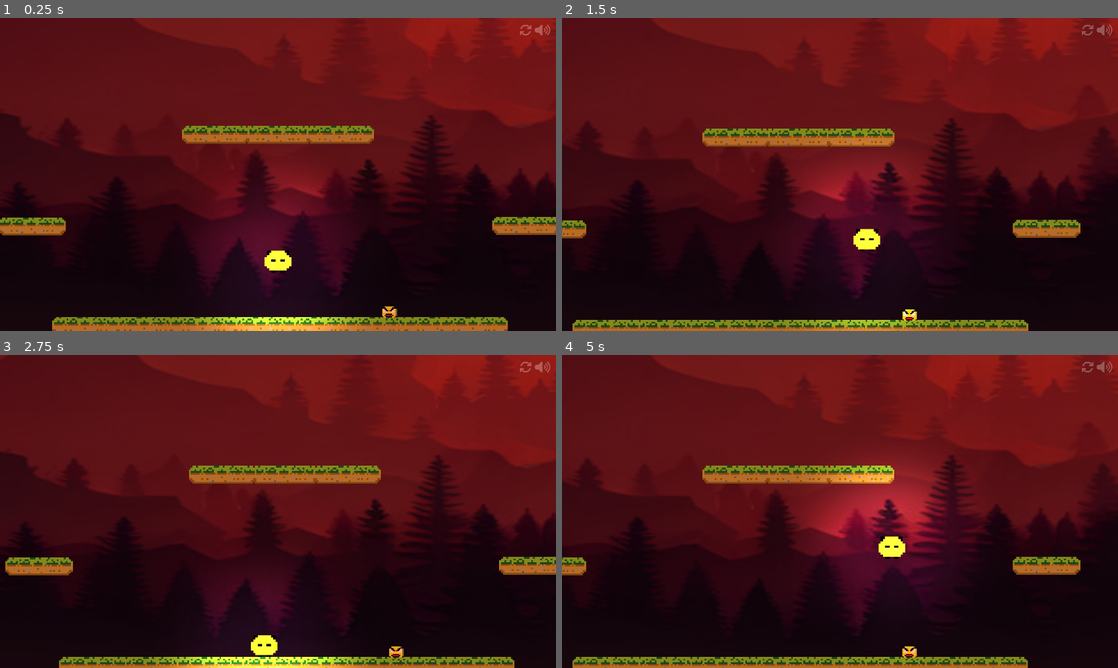
Above: before the commit, frames 1-4 (two rows, left to right).
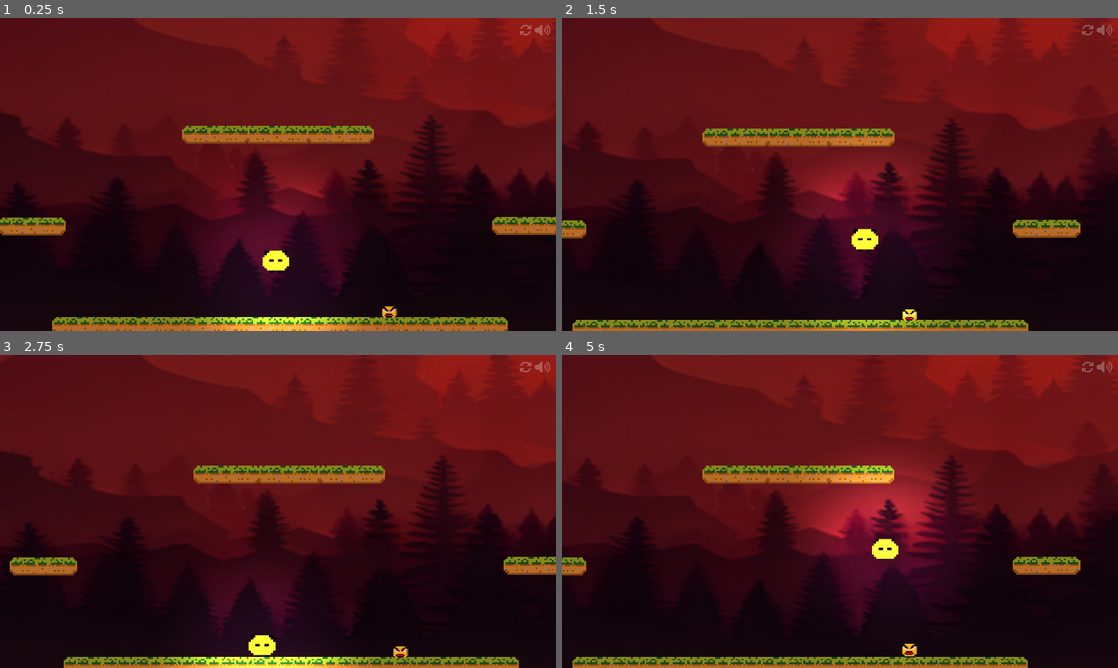
Above: after the commit, the same moments.

Repository: xyon3/jumpquest
Game: Godot game, scene res://world/scenes/wave_battle.tscn
Two runs of this game, one before a commit and one after it. Both use one fixed random seed, a clock stepped at 60 frames per second and the inputs below. This scene is started directly instead of the project's main scene.
Inputs:
- Up to frame 1 (0.25 s): no input
- Up to frame 2 (1.5 s): tap Enter (ui_accept) at 0.5, 0.77 s; hold D (move_right) from 0.53 s (still down)
- Up to frame 3 (2.75 s): tap Enter (ui_accept) at 1.52 s; release D (move_right) at 2.03 s; hold A (move_left) from 2.03 s (still down)
- Up to frame 4 (5 s): release A (move_left) at 2.78 s; hold D (move_right) 2.78-4.28 s; tap Enter (ui_accept) at 3.02, 3.77, 4.52 s; hold A (move_left) from 4.28 s (still down)

The runs differ from the first frame. In frame 1, 0.1% of the frame differs, in the area x 47-53%, y 74-82%; in frame 2, 0.1%; in frame 3, 3.8%, in the area x 0-100%, y 0-100%; in frame 4, 0.4%.

Commit message:
packy more imp

Diff:
--- a/characters/enemies/mobs/packy/mob_packy.gd
+++ b/characters/enemies/mobs/packy/mob_packy.gd
@@ -2,16 +2,24 @@
 
 class_name MobPacky
 
-var health = 300
-var damage = 404
+var health = 75
+var damage = 4
 
 
-const SPEED = 200
-var player_chase = false
-var player = null
+const SPEED = 400
+var player_chase: bool = false
+var is_attacking: bool = false
+var atk_on_cooldown: bool = false
+var player: CharacterBody2D = null
+var pos_before_atk: Vector2
 
 @onready var _animate_sprite = $PackyAniSprite
+@onready var _attack_area = $AttackArea
+@onready var _attack_timer = $AttackArea/AttackTimer
+@onready var _attack_cooldown = $AttackArea/AttackCooldown
 var target_position = null
+var last_motion = 0.0
+
 
 # Get the gravity from the project settings to be synced with RigidBody nodes.
 var gravity = ProjectSettings.get_setting("physics/2d/default_gravity")
@@ -22,13 +30,18 @@
 	_animate_sprite.play("idle")
 
 func _physics_process(delta):
+	last_motion = get_last_motion()
 
 	if not is_on_floor(): velocity.y += gravity * delta
-	print(player_chase)
+
 	if player_chase:
 		velocity.x = position.direction_to(player.position).x * 100
 	else:
 		velocity.x = 0
+
+	flip_body()
+
+	if is_attacking: attack_player()
 
 	move_and_slide()
 
@@ -41,3 +54,43 @@
 func _on_packy_detector_body_exited(body):
 	player = null
 	player_chase = false
+
+func flip_body() -> void:
+	if last_motion.x > 0:
+		_animate_sprite.flip_h = true
+		_attack_area.get_child(0).position.x = 78
+	if last_motion.x < 0:
+		_attack_area.get_child(0).position.x = -78
+		_animate_sprite.flip_h = false
+
+
+func _on_attack_area_body_entered(body):
+	if body == get_parent().find_child("Player"):
+		is_attacking = true
+		_attack_timer.start()
+
+
+func _on_attack_area_body_exited(body):
+	_animate_sprite.play("idle")
+	is_attacking = false
+	player_chase = true
+
+
+func attack_player() -> void:
+	player_chase = false
+
+	if _attack_timer.is_stopped() && _attack_cooldown.is_stopped() && !atk_on_cooldown:
+
+		is_attacking = true
+		_animate_sprite.play("angry")
+		get_parent().find_child("Player").health -= damage
+		get_parent().find_child("Player").get_node("nicolo").play_hurt_animation()
+		atk_on_cooldown = true
+
+		if is_attacking && atk_on_cooldown:
+			is_attacking = false
+			atk_on_cooldown = false
+			_attack_cooldown.start()
+
+
+		print(get_parent().find_child("Player").health)
--- a/characters/enemies/mobs/packy/mob_packy.tscn
+++ b/characters/enemies/mobs/packy/mob_packy.tscn
@@ -1,15 +1,29 @@
-[gd_scene load_steps=11 format=3 uid="uid://dwh727n4f13fn"]
+[gd_scene load_steps=13 format=3 uid="uid://dwh727n4f13fn"]
 
 [ext_resource type="Script" path="res://characters/enemies/mobs/packy/mob_packy.gd" id="1_bkuty"]
 [ext_resource type="Texture2D" uid="uid://b606kpyb6g8l7" path="res://characters/enemies/mobs/packy/packy.png" id="1_ebo1e"]
+
+[sub_resource type="CircleShape2D" id="CircleShape2D_elby6"]
+radius = 326.345
+
+[sub_resource type="RectangleShape2D" id="RectangleShape2D_ojwcr"]
+size = Vector2(155, 94)
 
 [sub_resource type="AtlasTexture" id="AtlasTexture_02b1b"]
 atlas = ExtResource("1_ebo1e")
 region = Rect2(1024, 0, 1024, 1024)
 
-[sub_resource type="AtlasTexture" id="AtlasTexture_a3ixx"]
+[sub_resource type="AtlasTexture" id="AtlasTexture_ak17e"]
 atlas = ExtResource("1_ebo1e")
 region = Rect2(1024, 1024, 1024, 1024)
+
+[sub_resource type="AtlasTexture" id="AtlasTexture_qgvsc"]
+atlas = ExtResource("1_ebo1e")
+region = Rect2(0, 0, 1024, 1024)
+
+[sub_resource type="AtlasTexture" id="AtlasTexture_vfghq"]
+atlas = ExtResource("1_ebo1e")
+region = Rect2(0, 1024, 1024, 1024)
 
 [sub_resource type="AtlasTexture" id="AtlasTexture_g8x5a"]
 atlas = ExtResource("1_ebo1e")
@@ -26,9 +40,18 @@
 "texture": SubResource("AtlasTexture_02b1b")
 }, {
 "duration": 1.0,
-"texture": SubResource("AtlasTexture_a3ixx")
+"texture": SubResource("AtlasTexture_ak17e")
+}, {
+"duration": 1.0,
+"texture": SubResource("AtlasTexture_02b1b")
+}, {
+"duration": 1.0,
+"texture": SubResource("AtlasTexture_qgvsc")
+}, {
+"duration": 1.0,
+"texture": SubResource("AtlasTexture_vfghq")
 }],
-"loop": true,
+"loop": false,
 "name": &"angry",
 "speed": 5.0
 }, {
@@ -45,13 +68,7 @@
 }]
 
 [sub_resource type="CircleShape2D" id="CircleShape2D_b87hu"]
-radius = 11.0
-
-[sub_resource type="CircleShape2D" id="CircleShape2D_elby6"]
-radius = 326.345
-
-[sub_resource type="RectangleShape2D" id="RectangleShape2D_ojwcr"]
-size = Vector2(155, 20)
+radius = 19.0
 
 [node name="MobPacky" type="CharacterBody2D"]
 light_mask = 2
@@ -59,19 +76,6 @@
 collision_layer = 3
 collision_mask = 3
 script = ExtResource("1_bkuty")
-
-[node name="PackyAniSprite" type="AnimatedSprite2D" parent="."]
-position = Vector2(0, -36)
-scale = Vector2(0.07, 0.07)
-sprite_frames = SubResource("SpriteFrames_wd4nj")
-animation = &"idle"
-frame_progress = 0.210874
-
-[node name="PackyCollision" type="CollisionShape2D" parent="."]
-light_mask = 2
-visibility_layer = 2
-position = Vector2(0, -11)
-shape = SubResource("CircleShape2D_b87hu")
 
 [node name="PackyDetector" type="Area2D" parent="."]
 disable_mode = 2
@@ -84,10 +88,36 @@
 metadata/_edit_lock_ = true
 
 [node name="AttackArea" type="Area2D" parent="."]
+disable_mode = 2
+collision_layer = 2
+collision_mask = 2
 
 [node name="CollisionShape2D" type="CollisionShape2D" parent="AttackArea"]
-position = Vector2(-77.5, -13)
+position = Vector2(-78, -48)
 shape = SubResource("RectangleShape2D_ojwcr")
+
+[node name="AttackTimer" type="Timer" parent="AttackArea"]
+wait_time = 0.3
+one_shot = true
+
+[node name="AttackCooldown" type="Timer" parent="AttackArea"]
+one_shot = true
+
+[node name="PackyAniSprite" type="AnimatedSprite2D" parent="."]
+position = Vector2(0, -36)
+scale = Vector2(0.07, 0.07)
+sprite_frames = SubResource("SpriteFrames_wd4nj")
+animation = &"angry"
+frame = 4
+frame_progress = 1.0
+
+[node name="PackyCollision" type="CollisionShape2D" parent="."]
+light_mask = 2
+visibility_layer = 2
+position = Vector2(0, -19)
+shape = SubResource("CircleShape2D_b87hu")
 
 [connection signal="body_entered" from="PackyDetector" to="." method="_on_packy_detector_body_entered"]
 [connection signal="body_exited" from="PackyDetector" to="." method="_on_packy_detector_body_exited"]
+[connection signal="body_entered" from="AttackArea" to="." method="_on_attack_area_body_entered"]
+[connection signal="body_exited" from="AttackArea" to="." method="_on_attack_area_body_exited"]
--- a/characters/nicolo/nicolo.gd
+++ b/characters/nicolo/nicolo.gd
@@ -3,5 +3,6 @@
 
 func play_idle_animation():
 	$AnimationPlayer.play("idle")
-#func play_walk_animation():
-	#%AnimationPlayer.play("walk")
+
+func play_hurt_animation():
+	$AnimationPlayer.play("hurt")
--- a/characters/nicolo/nicolo.tscn
+++ b/characters/nicolo/nicolo.tscn
@@ -16,6 +16,47 @@
 "transitions": PackedFloat32Array(1),
 "update": 1,
 "values": [0]
+}
+
+[sub_resource type="Animation" id="Animation_yc630"]
+resource_name = "hurt"
+length = 0.6
+loop_mode = 1
+tracks/0/type = "value"
+tracks/0/imported = false
+tracks/0/enabled = true
+tracks/0/path = NodePath("Nicolo:frame")
+tracks/0/interp = 1
+tracks/0/loop_wrap = true
+tracks/0/keys = {
+"times": PackedFloat32Array(0, 0.3, 0.4, 0.5),
+"transitions": PackedFloat32Array(1, 1, 1, 1),
+"update": 1,
+"values": [0, 1, 2, 1]
+}
+tracks/1/type = "value"
+tracks/1/imported = false
+tracks/1/enabled = true
+tracks/1/path = NodePath("Nicolo:position")
+tracks/1/interp = 1
+tracks/1/loop_wrap = true
+tracks/1/keys = {
+"times": PackedFloat32Array(0.1, 0.2, 0.3, 0.4, 0.5),
+"transitions": PackedFloat32Array(1, 1, 1, 1, 1),
+"update": 0,
+"values": [Vector2(-4, 0), Vector2(4, 0), Vector2(-4, 0), Vector2(4, 0), Vector2(-4, 0)]
+}
+tracks/2/type = "value"
+tracks/2/imported = false
+tracks/2/enabled = true
+tracks/2/path = NodePath("Nicolo:self_modulate")
+tracks/2/interp = 1
+tracks/2/loop_wrap = true
+tracks/2/keys = {
+"times": PackedFloat32Array(0, 0.3, 0.6),
+"transitions": PackedFloat32Array(1, 1, 1),
+"update": 0,
+"values": [Color(1, 1, 1, 1), Color(1, 0.0392157, 0, 1), Color(1, 1, 1, 1)]
 }
 
 [sub_resource type="Animation" id="Animation_s0dbu"]
@@ -38,6 +79,7 @@
 [sub_resource type="AnimationLibrary" id="AnimationLibrary_4kdt2"]
 _data = {
 "RESET": SubResource("Animation_xmddl"),
+"hurt": SubResource("Animation_yc630"),
 "idle": SubResource("Animation_s0dbu")
 }
 
@@ -51,6 +93,8 @@
 }
 
 [node name="Nicolo" type="Sprite2D" parent="."]
+self_modulate = Color(1, 0.930066, 0.927212, 1)
+position = Vector2(-4, 0)
 rotation = -0.000739903
 scale = Vector2(0.125, 0.125)
 texture = ExtResource("1_ivb2b")
--- a/characters/player.gd
+++ b/characters/player.gd
@@ -4,9 +4,13 @@
 const TOP_SPEED = 250.0
 const TOP_JUMP = 600.0
 
-
 var speed = 0.0
 var jump_velocity = 0.0
+
+# Nicolo stats
+var health = 100
+var damage = 20
+
 
 # Get the gravity from the project settings to be synced with RigidBody nodes.
 var gravity = ProjectSettings.get_setting("physics/2d/default_gravity")
--- a/world/platform/platform_full.tscn
+++ b/world/platform/platform_full.tscn
@@ -10,6 +10,10 @@
 [node name="platform_full" type="StaticBody2D"]
 light_mask = 16
 visibility_layer = 15
+
+[node name="CollisionShape2D" type="CollisionShape2D" parent="."]
+position = Vector2(0, 0.5)
+shape = SubResource("RectangleShape2D_k1uku")
 
 [node name="PlatformMid" type="Sprite2D" parent="."]
 position = Vector2(1.90735e-06, 1.90735e-06)
@@ -25,7 +29,3 @@
 position = Vector2(48, -1.90735e-06)
 scale = Vector2(0.1, 0.1)
 texture = ExtResource("3_70nhd")
-
-[node name="CollisionShape2D" type="CollisionShape2D" parent="."]
-position = Vector2(0, 0.5)
-shape = SubResource("RectangleShape2D_k1uku")
--- a/world/scenes/qna_scene.gd
+++ b/world/scenes/qna_scene.gd
@@ -8,6 +8,8 @@
 @onready var player: CharacterBody2D = $Player
 
 @onready var question_text: Label = $CanvasLayer2/question_text
+
+@onready var wave_battle = preload("res://world/scenes/wave_battle.tscn").instantiate()
 
 @onready var portal_platforms = [
 	$portal_platform,
@@ -44,7 +46,7 @@
 		portal_platforms[x].find_child("Label").text = choices[x]
 		if choices[x] == answer:
 			if portal_platforms[x].find_child("Area2D").overlaps_body(player):
-				get_tree().reload_current_scene()
+				get_tree().change_scene_to_file("res://world/scenes/wave_battle.tscn")
 		else:
 			if portal_platforms[x].find_child("Area2D").overlaps_body(player):
 				print(choices[x]+" is wrong")
Not shown, added: build/index.apple-touch-icon.png.import
Not shown, added: build/index.icon.png.import
Not shown, added: build/index.png.import
Not shown: 1 places in characters/nicolo/nicolo.tscn that only renumber resources
Not shown, added: build/index.apple-touch-icon.png
Not shown, added: build/index.audio.worklet.js
Not shown, added: build/index.html
Not shown, added: build/index.icon.png
Not shown, added: build/index.js
Not shown, added: build/index.pck
Not shown, added: build/index.png
Not shown, changed: build/index.wasm
(and 1 more such lines)
